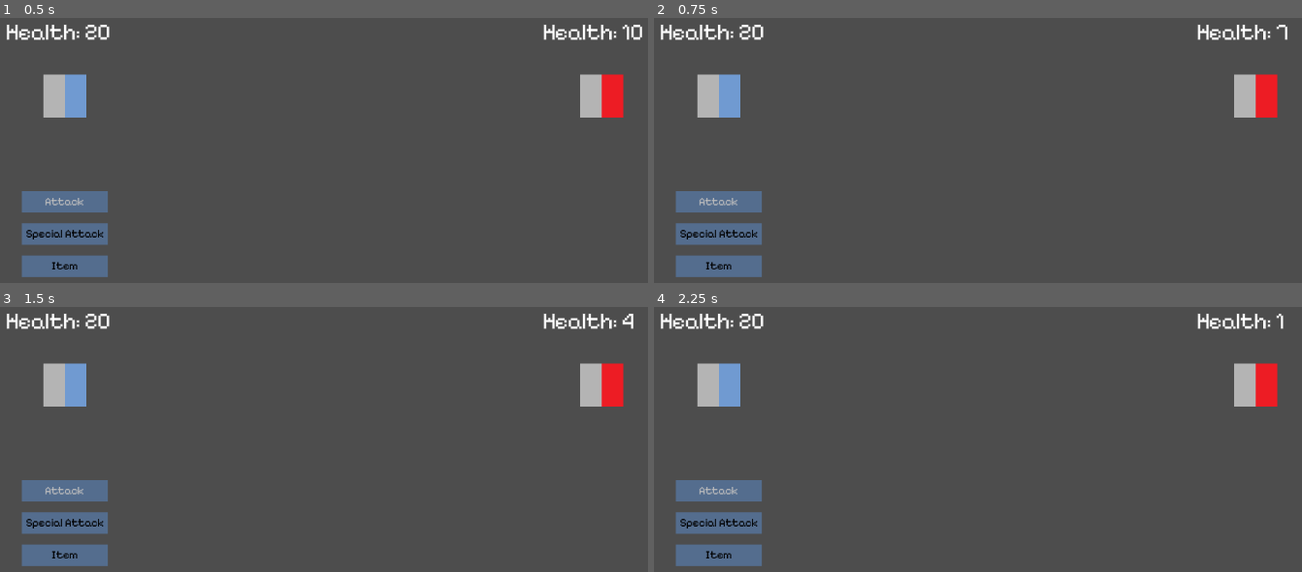
Above: before the commit, frames 1-4 (two rows, left to right).
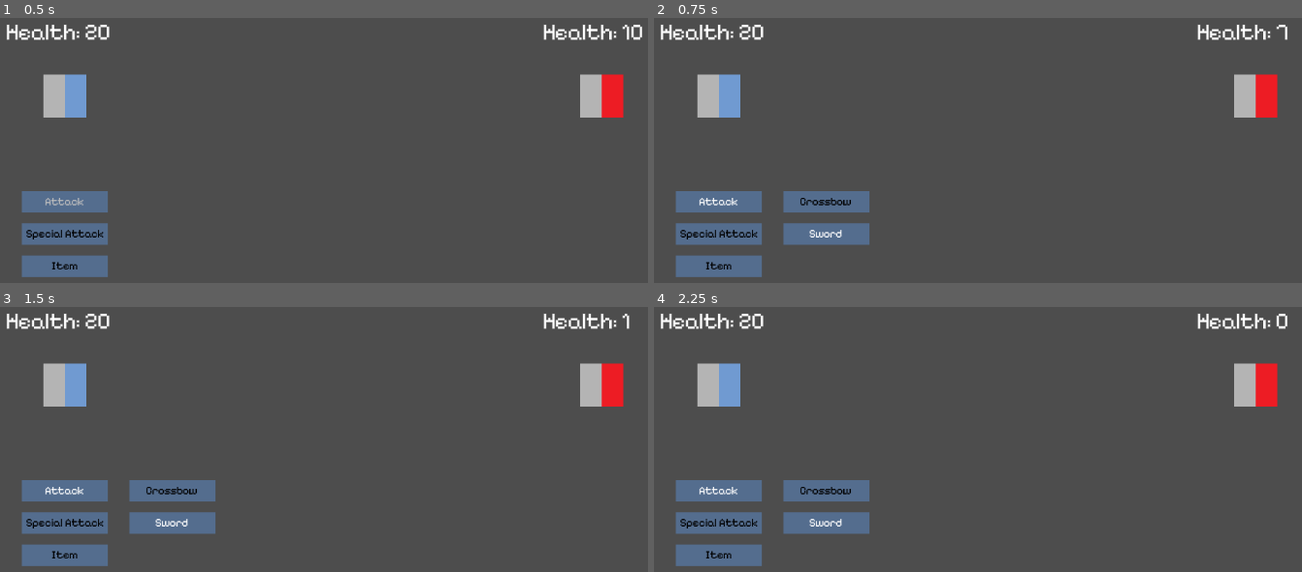
Above: after the commit, the same moments.

Repository: amoxley-developer/gothic-rpg
Game: Godot game, scene res://scenes/battlefield.tscn
Two runs of this game, one before a commit and one after it. Both use one fixed random seed, a clock stepped at 60 frames per second and the inputs below. The project has no main scene, so this scene is started directly.
Inputs (mouse positions are in pixels of both pictures, inside the frame that each line leads up to):
- Up to frame 1 (0.5 s): no input
- Up to frame 2 (0.75 s): tap Enter at 0.5 s; move the mouse to (1178, 71) at 0.52 s; hold Up (ui_up) from 0.53 s (still down); click (1178, 71) at 0.6 s
- Up to frame 3 (1.5 s): click (524, 360) at 1.25 s; move the mouse to (200, 402) at 1.27 s; release Up (ui_up) at 1.28 s; hold Down (ui_down) from 1.28 s (still down); click (200, 402) at 1.35 s
- Up to frame 4 (2.25 s): click (854, 402) at 2 s; move the mouse to (outside the picture) at 2.02 s; release Down (ui_down) at 2.03 s; hold Up (ui_up) from 2.03 s (still down); click (outside the picture) at 2.1 s

Frame 1 is identical in both runs. In frame 2, 2.2% of the frame differs, in the area x 7-34%, y 65-86%; in frame 3, 2.3%, in the area x 7-98%, y 2-86%; in frame 4, 2.3%.

Commit message:
create player attack logic

Diff:
--- a/scenes/battlefield.tscn
+++ b/scenes/battlefield.tscn
@@ -22,3 +22,18 @@
 [node name="Enemy" parent="." instance=ExtResource("4_jsyt3")]
 position = Vector2(471, 165)
 stats_resource = ExtResource("5_ixbtv")
+
+[node name="AttackTimers" type="Node" parent="."]
+
+[node name="PreTimer" type="Timer" parent="AttackTimers"]
+one_shot = true
+
+[node name="InitialTimer" type="Timer" parent="AttackTimers"]
+one_shot = true
+
+[node name="OptimalTimer" type="Timer" parent="AttackTimers"]
+one_shot = true
+
+[connection signal="timeout" from="AttackTimers/PreTimer" to="." method="_on_pre_timer_timeout"]
+[connection signal="timeout" from="AttackTimers/InitialTimer" to="." method="_on_initial_timer_timeout"]
+[connection signal="timeout" from="AttackTimers/OptimalTimer" to="." method="_on_optimal_timer_timeout"]
--- a/scripts/scenes/battlefield.gd
+++ b/scripts/scenes/battlefield.gd
@@ -4,13 +4,81 @@
 @onready var player: Player = $Player
 @onready var playerUI: PlayerUI = $PlayerUI
 @onready var enemy: Enemy = $Enemy
+@onready var attack_pre_timer: Timer = $AttackTimers/PreTimer
+@onready var attack_initial_timer: Timer = $AttackTimers/InitialTimer
+@onready var attack_optimal_timer: Timer = $AttackTimers/OptimalTimer
+
+
+var current_attack: String
+
+enum BattlefieldState {UI_SELECTION, PLAYER_ATTACK, ENEMY_ATTACK}
+
+var current_state: BattlefieldState
 
 func _ready() -> void:
-  playerUI.execute_attack.connect(_on_player_attack)
+	playerUI.execute_attack.connect(_on_player_attack)
+	set_state(BattlefieldState.UI_SELECTION)
+
+func _process(_delta: float) -> void:
+	if Input.is_action_just_pressed("accept"):
+		if current_state == BattlefieldState.PLAYER_ATTACK:
+			execute_attack()
+
 
 func _on_player_attack(attack_name: String) -> void:
-  if attack_name == 'Sword':
-    enemy.take_damage(3)
-  elif attack_name == 'Crossbow':
-    enemy.take_damage(2)
-  playerUI.reset_menu()
+	print('attacking')
+	set_state(BattlefieldState.PLAYER_ATTACK)
+	if attack_name == 'Sword':
+		enemy.take_damage(3)
+	elif attack_name == 'Crossbow':
+		start_crossbow_attack()
+	current_attack = attack_name
+	playerUI.pause_ui()
+
+func set_state(new_state: BattlefieldState) -> void:
+	if new_state == BattlefieldState.UI_SELECTION:
+		playerUI.unpause_ui()
+	else:
+		playerUI.pause_ui()
+	current_state = new_state
+
+func start_crossbow_attack() -> void:
+	attack_pre_timer.wait_time = .5
+	attack_initial_timer.wait_time = 1
+	attack_optimal_timer.wait_time = 1
+	attack_pre_timer.start()
+
+func execute_attack() -> void:
+	if not attack_pre_timer.is_stopped():
+		return
+	var attack_multiplier := 1.0
+	if not attack_initial_timer.is_stopped():
+		attack_multiplier = 0.5
+	elif not attack_optimal_timer.is_stopped():
+		attack_multiplier = 2.0
+	var base_damage := 0
+	if current_attack == 'Crossbow':
+		base_damage = 2
+	else:
+		base_damage = 3
+
+	attack_pre_timer.stop()
+	attack_initial_timer.stop()
+	attack_optimal_timer.stop()
+
+	enemy.take_damage(ceil(base_damage * attack_multiplier))
+	playerUI.unpause_ui()
+	playerUI.reset_menu()
+	set_state(BattlefieldState.UI_SELECTION)
+
+func _on_pre_timer_timeout() -> void:
+	print('completed pre timer')
+	attack_initial_timer.start()
+
+func _on_initial_timer_timeout() -> void:
+	print('completed initial timer')
+	attack_optimal_timer.start()
+
+func _on_optimal_timer_timeout() -> void:
+	print('completed optimal timer')
+	execute_attack()
--- a/scripts/scenes/player_ui.gd
+++ b/scripts/scenes/player_ui.gd
@@ -42,7 +42,8 @@
 				set_menu_status(null, current_sub_menu_item)
 			States.SELECTED:
 				current_sub_menu_item.set_menu_label(Enums.MenuItemState.ACTIVE)
-				execute_attack.emit(current_sub_menu_item.sub_menu_resource.name)
+				if (current_menu_item.menu_resource.menu_name == "Attack"):
+					execute_attack.emit(current_sub_menu_item.sub_menu_resource.name)
 	if Input.is_action_just_pressed("cancel") and state != States.UNSELECTED:
 		set_state(state-1)
 		match state:
@@ -127,3 +128,9 @@
 	current_menu_item_idx = 0
 	current_menu_item = menu_items[current_menu_item_idx]
 	current_menu_item.set_menu_label(Enums.MenuItemState.HIGHLIGHTED)
+
+func pause_ui() -> void:
+	process_mode = Node.PROCESS_MODE_DISABLED
+
+func unpause_ui() -> void:
+	process_mode = Node.PROCESS_MODE_INHERIT
Binary file added: assets/sprites/player/attack_player_sprite.png
Not shown, added: assets/sprites/player/attack_player_sprite.png.import
Binary file added: assets/sprites/player/optimal_attack_player_sprite.png
Not shown, added: assets/sprites/player/optimal_attack_player_sprite.png.import
